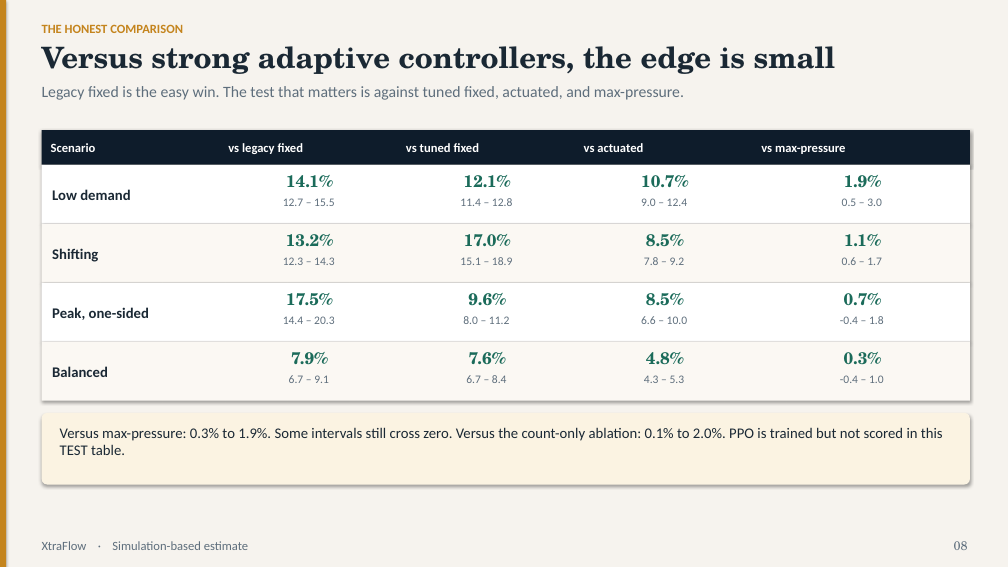
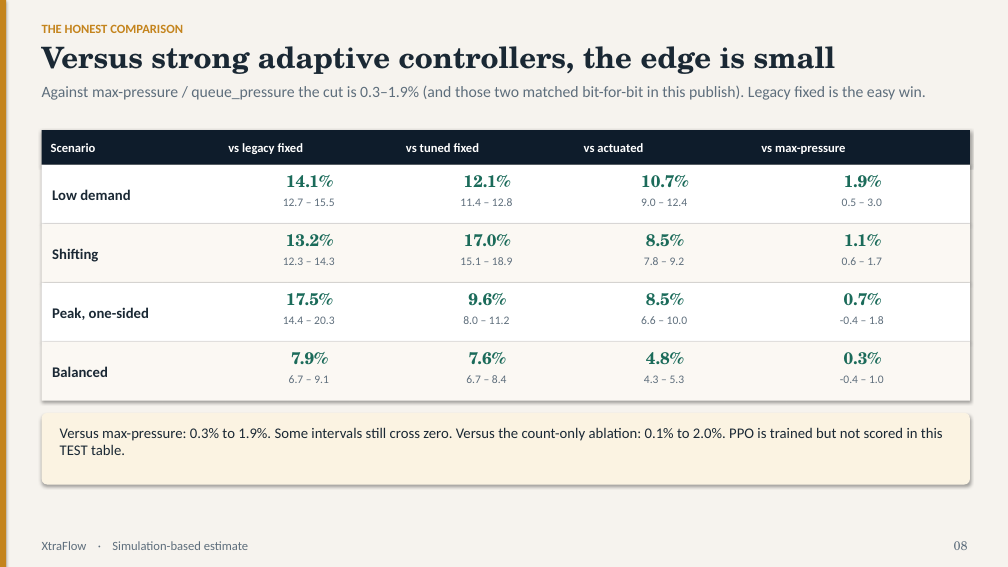
Before and after one commit to couder-04/XtraFlow, a slide deck: slide 8 of results/deck.pptx. Drawn at 1008x567 pixels with LibreOffice and Linux fonts; fonts in the diff are those of the drawing. Boxes give left, top, right and bottom in pixels: in the first picture for what was removed or moved away, otherwise in the second. Text is boxed around its words. In the diff, an @@ line names an element or a change of style, - is before the commit and + after.

```diff
--- a/results/deck.pptx
+++ b/results/deck.pptx
@@ text at <box>42,86,926,100</box>: text changed @@
-Legacy fixed is the easy win. The test that matters is against tuned fixed, actuated, and max-pressure.
+Against max-pressure / queue_pressure the cut is 0.3–1.9% (and those two matched bit-for-bit in this publish). Legacy fixed is the easy win.
```
Also in this commit, not shown: 11 other slides changed, 6 slides added, 1 slide removed, 2 other files.
